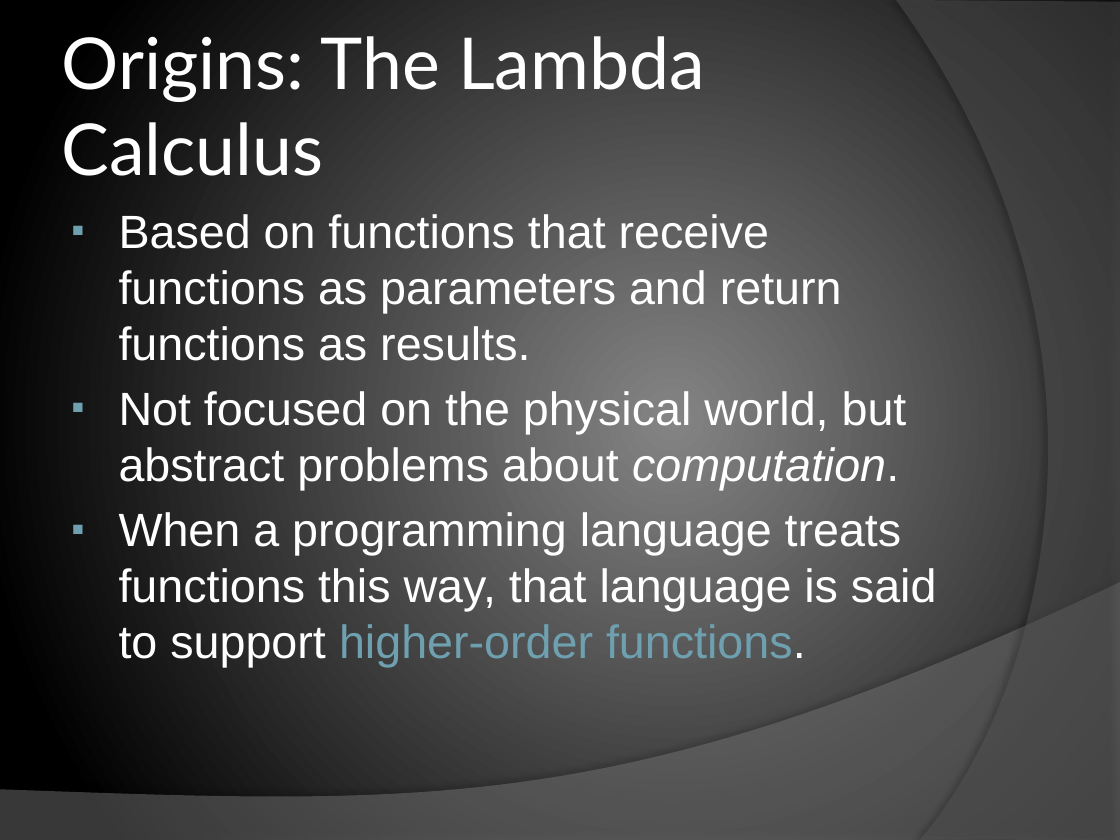
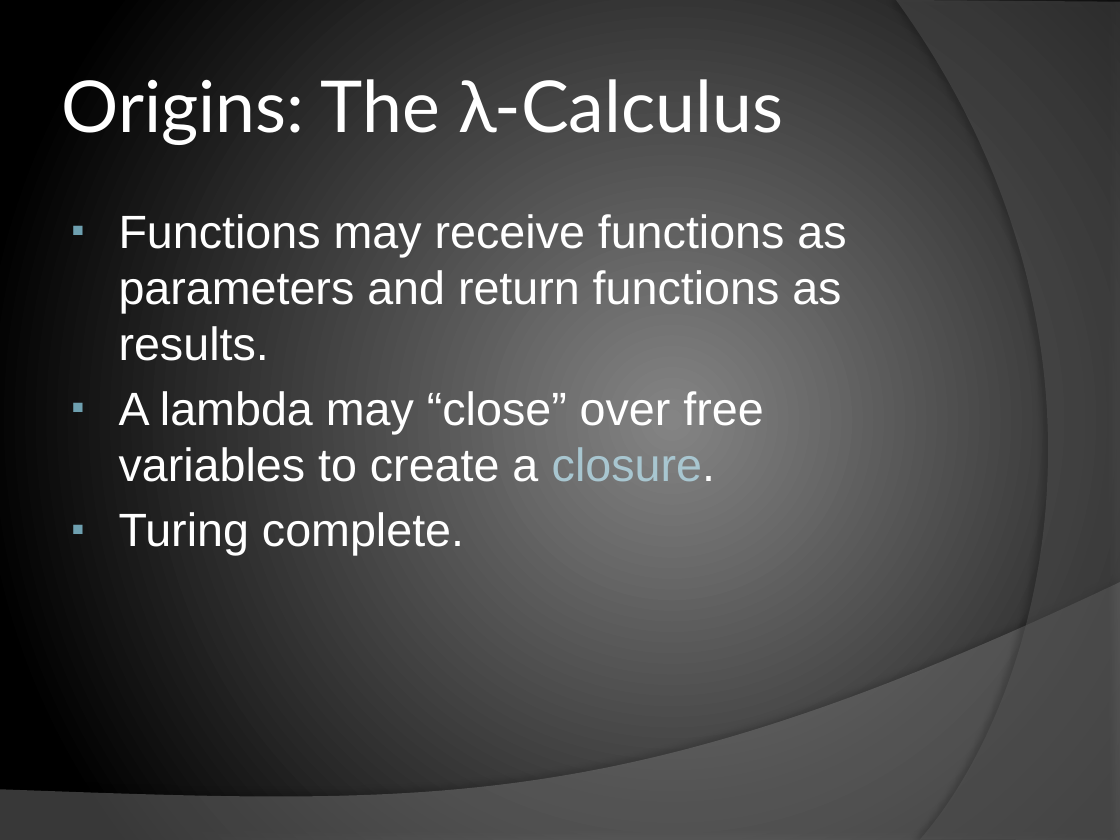
Before and after one commit to chrislewis/JaxFunc_0_ImperativelyFunctional, a slide deck: slide 3 of JaxFunc.pptx. Drawn at 1120x840 pixels with LibreOffice and Linux fonts; fonts in the diff are those of the drawing. Boxes give left, top, right and bottom in pixels: in the first picture for what was removed or moved away, otherwise in the second. Text is boxed around its words. In the diff, an @@ line names an element or a change of style, - is before the commit and + after.

```diff
--- a/JaxFunc.pptx
+++ b/JaxFunc.pptx
@@ title at <box>62,79,783,145</box>: text changed @@
-Origins: The Lambda Calculus
+Origins: The λ-Calculus
@@ text at <box>119,214,846,556</box>: text changed @@
-▪ Based on functions that receive functions as parameters and return functions as results.
-  ▪ Not focused on the physical world, but abstract problems about computation.
-▪ When a programming language treats functions this way, that language is said to support higher-order functions.
+▪ Functions may receive functions as parameters and return functions as results.
+▪ A lambda may “close” over free variables to create a closure.
+▪ Turing complete.
```
Also in this commit, not shown: 16 other slides changed, 3 slides added.
